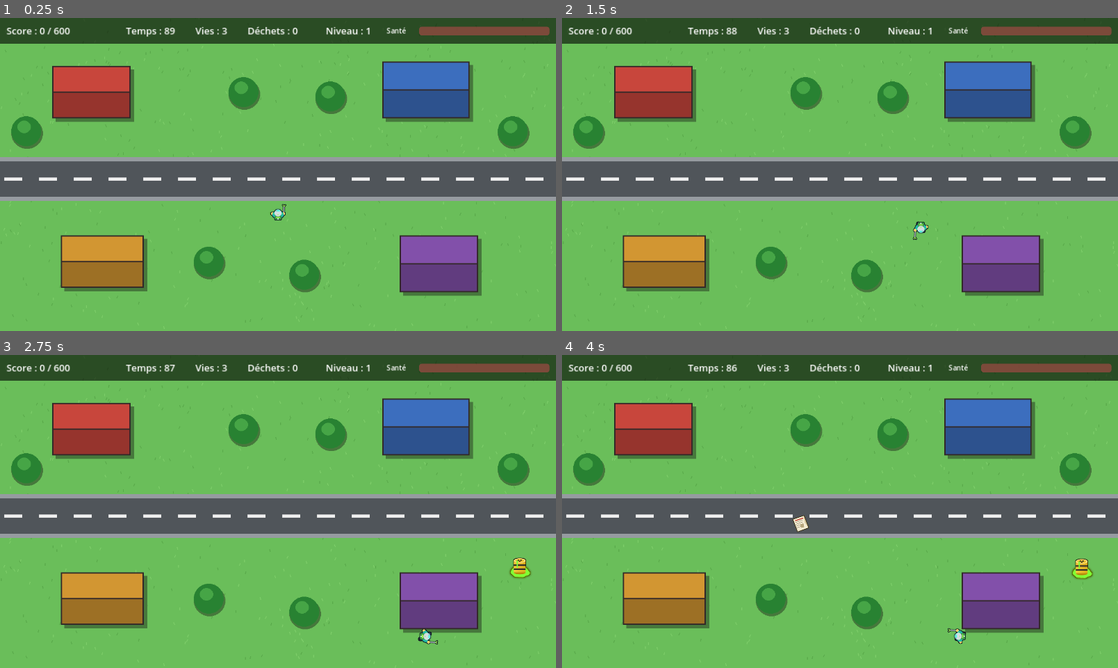
Above: before the commit, frames 1-4 (two rows, left to right).
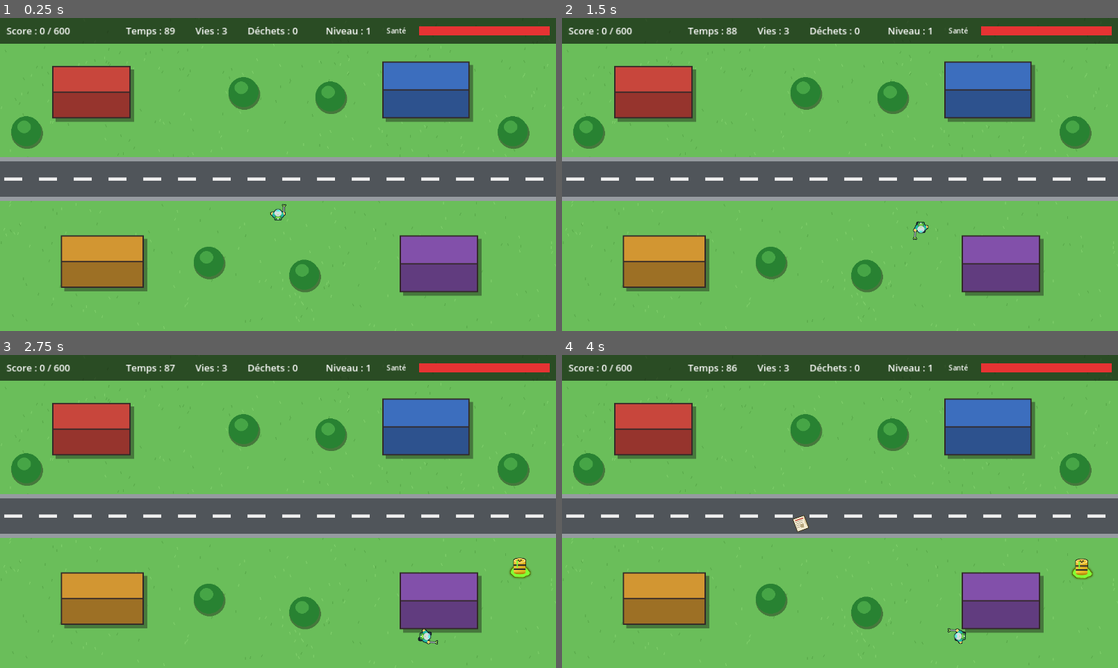
Above: after the commit, the same moments.

Repository: rayanmouak30-sys/rayan-site
Game: Godot game, scene res://scenes/Main.tscn
The game is run twice, just before and just after one commit, with the same random seed, the same clock (stepped at 60 frames per second) and the same inputs.
Inputs:
- Up to frame 1 (0.25 s): no input
- Up to frame 2 (1.5 s): tap Enter at 0.5 s; hold D (droite) 0.53-1.28 s; hold S (bas) from 1.28 s (still down)
- Up to frame 3 (2.75 s): release S (bas) at 2.03 s; hold D (droite) from 2.03 s (still down)
- Up to frame 4 (4 s): release D (droite) at 2.78 s; hold W (haut) 2.78-3.53 s; hold A (gauche) from 3.53 s (still down)

The runs differ from the first frame. In frame 1, 0.7% of the frame differs, in the area x 75-99%, y 2-6%; in frame 2, 0.7%; in frame 3, 0.7%; in frame 4, 0.7%.

Commit message:
ECO SURVIVOR : README au format demande, barre de sante visible
Co-Authored-By: Claude Opus 5.5 <noreply@anthropic.com>
Claude-Session: https://claude.ai/code/session_017KF7MN7Q7fFeTn4X9ZjocP

Diff:
--- a/ECO_SURVIVOR/scenes/Main.tscn
+++ b/ECO_SURVIVOR/scenes/Main.tscn
@@ -34,6 +34,12 @@
 
 [sub_resource type="RectangleShape2D" id="s9"]
 size = Vector2(40, 800)
+
+[sub_resource type="StyleBoxFlat" id="fond_barre"]
+bg_color = Color(0.2, 0.2, 0.2, 1)
+
+[sub_resource type="StyleBoxFlat" id="rouge_barre"]
+bg_color = Color(0.9, 0.2, 0.2, 1)
 
 [node name="Main" type="Node2D"]
 script = ExtResource("1")
@@ -224,11 +230,12 @@
 text = "Santé"
 
 [node name="BarreVie" type="ProgressBar" parent="HUD"]
-modulate = Color(1, 0.4, 0.4, 1)
 offset_left = 965.0
 offset_top = 20.0
 offset_right = 1265.0
 offset_bottom = 40.0
+theme_override_styles/background = SubResource("fond_barre")
+theme_override_styles/fill = SubResource("rouge_barre")
 value = 100.0
 show_percentage = false
 
Not shown: 1 places in ECO_SURVIVOR/scenes/Main.tscn that only renumber resources
Not shown, changed: ECO_SURVIVOR/README.md
